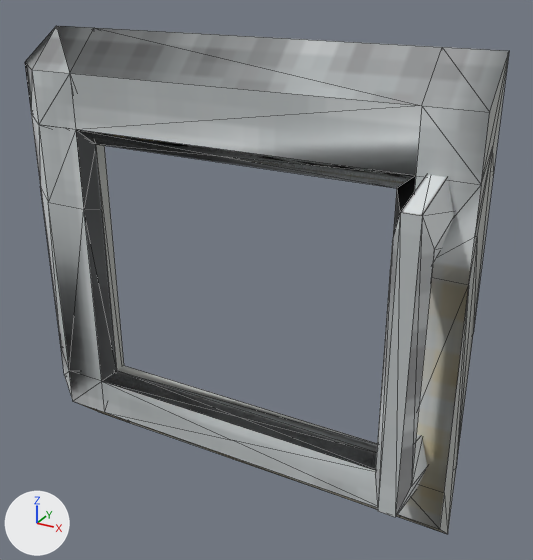
Renders of the OBJ model Resources/scene/MWdoor.obj from each side of a commit.
One viewpoint serves both versions: a camera (50 mm lens) standing at (2.51, -2.4, 1.28) and looking at (1.23, -0.08, 0.12). The lights are fixed; the arrows at lower left show +X, +Y and +Z. Mesh edges are drawn as thin lines. Where no turn or scale is listed for an object, it has been applied to the vertices.

Before the edit, the objects in view are built like this:
```python
me_beveled_cuboid_010 = bpy.data.meshes.new('beveled_cuboid.010')
me_beveled_cuboid_010.from_pydata(...)  # 74 vertices, 150 faces, 2 loose edges; spans x 0.01..2.03, y -0.41..-0.01, z -0.86..1.01
me_beveled_cuboid_010.materials.append(mat_m_5d0ffce8_883c_753c_2ce0_25b8eef3ceea_002)  # picture img_microwave_png
ob_beveled_cuboid_010 = bpy.data.objects.new('beveled_cuboid.010', me_beveled_cuboid_010)
ob_beveled_cuboid_010.location = (0.0, 0.0, 0.0)
```
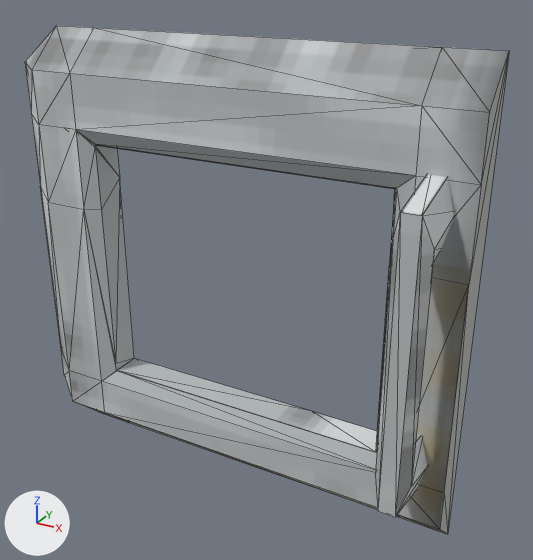
The newer file is also turned or shifted as a whole; pictures and numbers use the older file's frame.

Location of each change, [x1, y1, x2, y2] in pixels of the pictures (533 x 560 px; the box of a moved part takes in the faces that stretch with it):
part 1 of me_beveled_cuboid_010, moved or reshaped
    both: [76, 54, 509, 530]
part 2 of me_beveled_cuboid_010, surface changed (black to grey)
    before: [80, 130, 416, 470]
    after: [77, 130, 416, 470]

The change, as a list of edits to the scene's bpy script:
```text
Add mat_m_001f246d_196b_b9bd_26c4_22b9969e0eb9_001:
    mat_m_001f246d_196b_b9bd_26c4_22b9969e0eb9_001 = principled_material('m_001f246d-196b-b9bd-26c4-22b9969e0eb9.001')
    mat_m_001f246d_196b_b9bd_26c4_22b9969e0eb9_001.texture = img_microwave_png
    mat_m_001f246d_196b_b9bd_26c4_22b9969e0eb9_001.roughness = 1.0
Change me_beveled_cuboid_010:
    used by ob_beveled_cuboid_010; location = (0.0, 0.0, 0.0)
    remove me_beveled_cuboid_010.from_pydata(...)  # 74 vertices, 150 faces, 2 loose edges; spans x 0.01..2.03, y -0.41..-0.01, z -0.86..1.01
    add me_beveled_cuboid_010.from_pydata(...)  # 85 vertices, 156 faces; spans x 0.01..2.03, y -0.41..-0.01, z -0.86..1.01
    me_beveled_cuboid_010 part 1
    11 vertices are removed from x 0.49..2.03, y -0.17..-0.01, z -0.62..0.74
    61 faces are deleted
    2 loose edges are deleted
    22 vertices are added at x 0.42..1.75, y -0.14..-0.01, z -0.47..0.58
    66 new faces join them, mat_m_5d0ffce8_883c_753c_2ce0_25b8eef3ceea_002 (picture img_microwave_png)
    1 new face joins them, mat_m_001f246d_196b_b9bd_26c4_22b9969e0eb9_001 (picture img_microwave_png)
    me_beveled_cuboid_010 part 2: 9 kept faces spanning x 0.01..1.83, y -0.17..-0.01, z -0.53..1.01 get new texture (UV) coordinates
    add me_beveled_cuboid_010.materials.append(mat_m_001f246d_196b_b9bd_26c4_22b9969e0eb9_001)  # picture img_microwave_png
```
